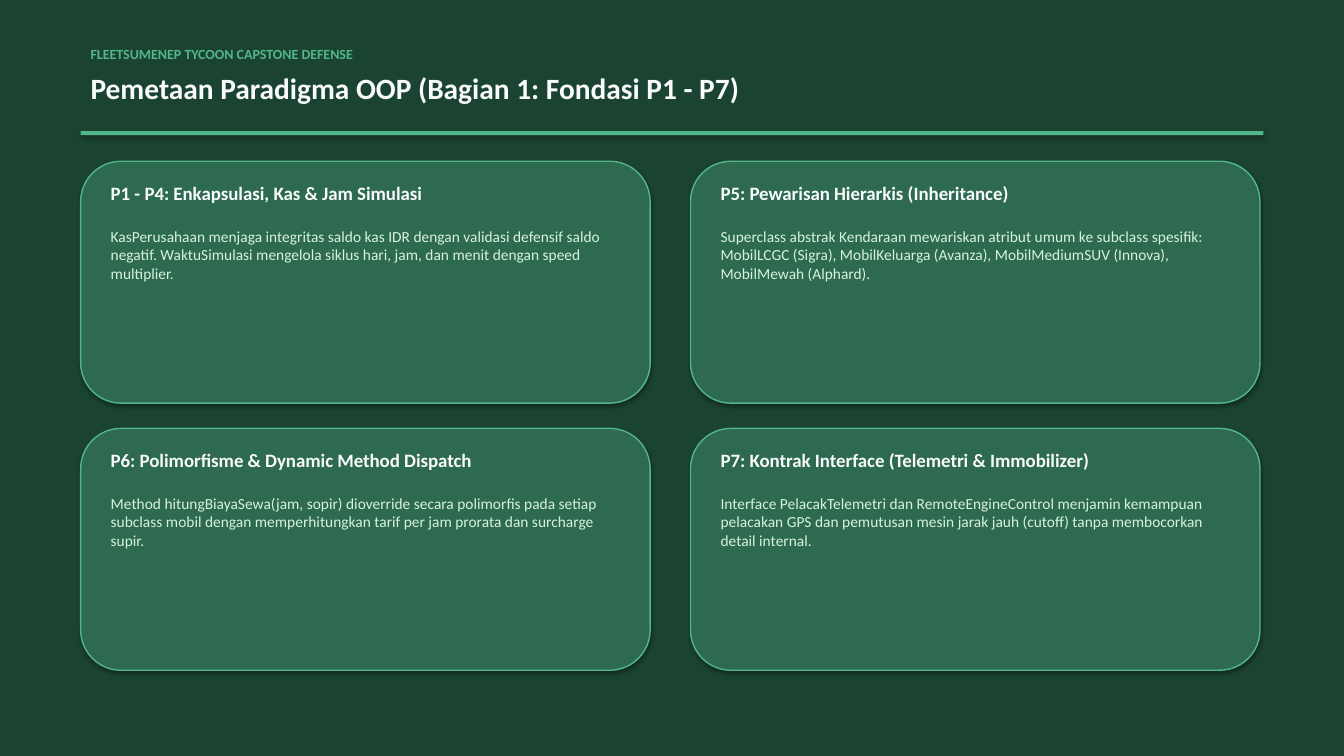
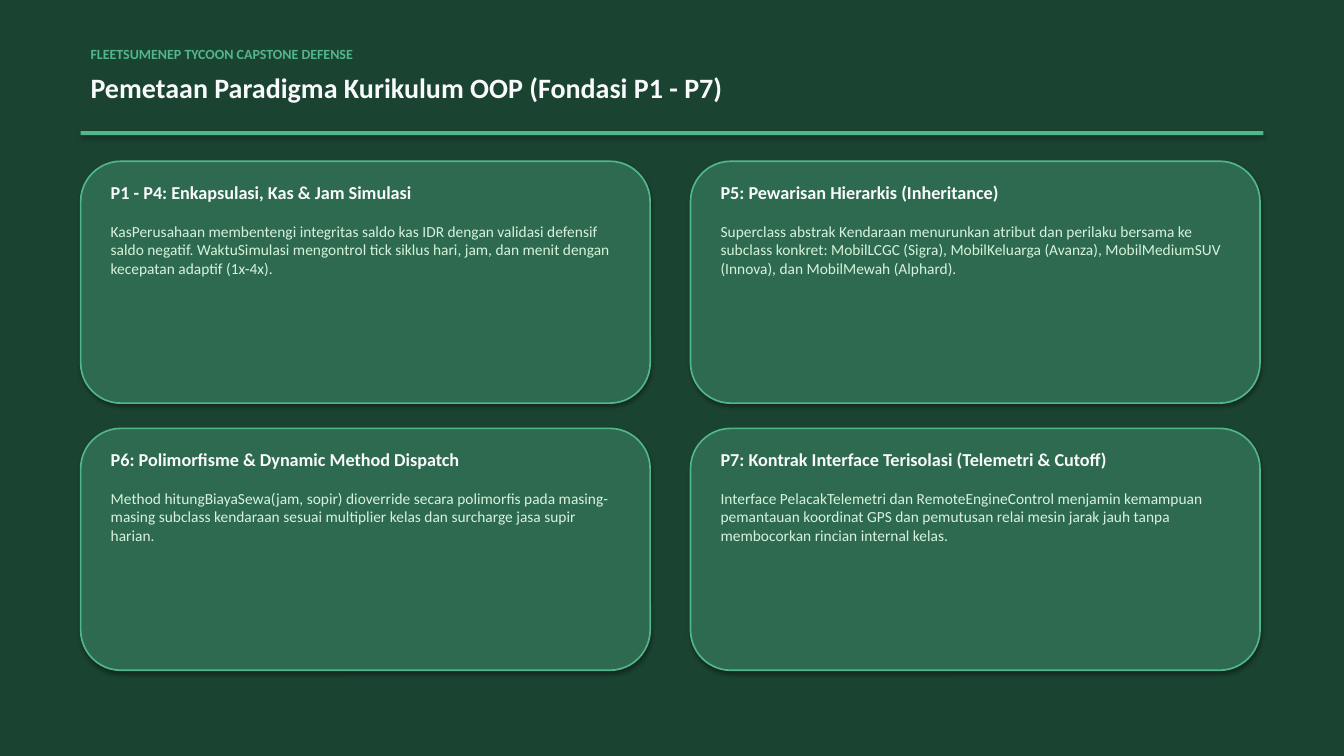
Before and after one commit to DavaYudist/PEMROGRAMAN-BERORIENTASI-OBJEK, a slide deck: slide 6 of Project_Akhir_Semester_Game_3125522002_M Davana Yudista Firdausy/presentation_game_capstone.pptx (slide 5 before the commit). Drawn at 1344x756 pixels with LibreOffice and Linux fonts; fonts in the diff are those of the drawing. Boxes give left, top, right and bottom in pixels: in the first picture for what was removed or moved away, otherwise in the second. Text is boxed around its words. In the diff, an @@ line names an element or a change of style, - is before the commit and + after.

```diff
--- a/Project_Akhir_Semester_Game_3125522002_M Davana Yudista Firdausy/presentation_game_capstone.pptx
+++ b/Project_Akhir_Semester_Game_3125522002_M Davana Yudista Firdausy/presentation_game_capstone.pptx
@@ text at (91, 77, 722, 103): text changed; size 21 to 20 pt @@
-Pemetaan Paradigma OOP (Bagian 1: Fondasi P1 - P7)
+Pemetaan Paradigma Kurikulum OOP (Fondasi P1 - P7)
@@ text at (111, 226, 609, 277): text changed @@
-KasPerusahaan menjaga integritas saldo kas IDR dengan validasi defensif saldo negatif. WaktuSimulasi mengelola siklus hari, jam, dan menit dengan speed multiplier.
+KasPerusahaan membentengi integritas saldo kas IDR dengan validasi defensif saldo negatif. WaktuSimulasi mengontrol tick siklus hari, jam, dan menit dengan kecepatan adaptif (1x-4x).
@@ text at (721, 226, 1220, 277): text changed @@
-Superclass abstrak Kendaraan mewariskan atribut umum ke subclass spesifik: MobilLCGC (Sigra), MobilKeluarga (Avanza), MobilMediumSUV (Innova), MobilMewah (Alphard).
+Superclass abstrak Kendaraan menurunkan atribut dan perilaku bersama ke subclass konkret: MobilLCGC (Sigra), MobilKeluarga (Avanza), MobilMediumSUV (Innova), dan MobilMewah (Alphard).
@@ size 13.5 to 13 pt in 3 elements at (111, 186, 412, 202), (721, 185, 998, 202), (111, 453, 459, 469) @@
@@ outline #52B788 1 pt to #52B788 1.2 pt in 4 elements at (81, 161, 650, 403), (691, 161, 1260, 403), (81, 429, 650, 670), (691, 429, 1260, 670) @@
@@ text at (721, 452, 1107, 469): text changed; size 13.5 to 13 pt @@
-P7: Kontrak Interface (Telemetri & Immobilizer)
+P7: Kontrak Interface Terisolasi (Telemetri & Cutoff)
@@ text at (111, 493, 608, 541): text changed @@
-Method hitungBiayaSewa(jam, sopir) dioverride secara polimorfis pada setiap subclass mobil dengan memperhitungkan tarif per jam prorata dan surcharge supir.
+Method hitungBiayaSewa(jam, sopir) dioverride secara polimorfis pada masing-masing subclass kendaraan sesuai multiplier kelas dan surcharge jasa supir harian.
@@ text at (721, 493, 1202, 541): text changed @@
-Interface PelacakTelemetri dan RemoteEngineControl menjamin kemampuan pelacakan GPS dan pemutusan mesin jarak jauh (cutoff) tanpa membocorkan detail internal.
+Interface PelacakTelemetri dan RemoteEngineControl menjamin kemampuan pemantauan koordinat GPS dan pemutusan relai mesin jarak jauh tanpa membocorkan rincian internal kelas.
```
Also in this commit, not shown: 8 other slides changed, 3 slides added, 5 slides removed, 9 other files.
